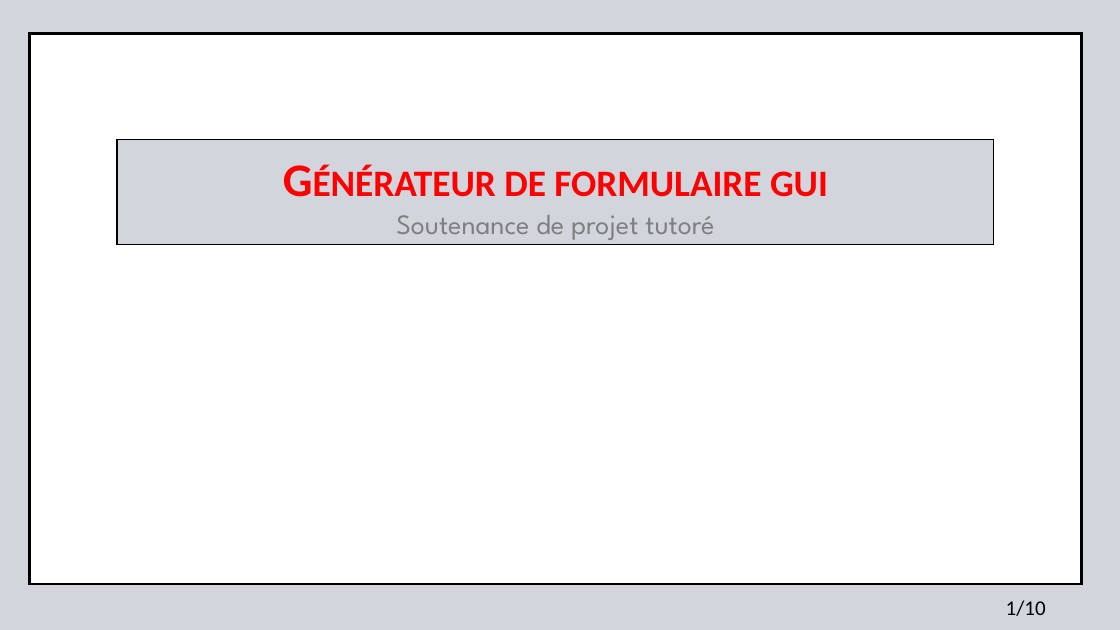
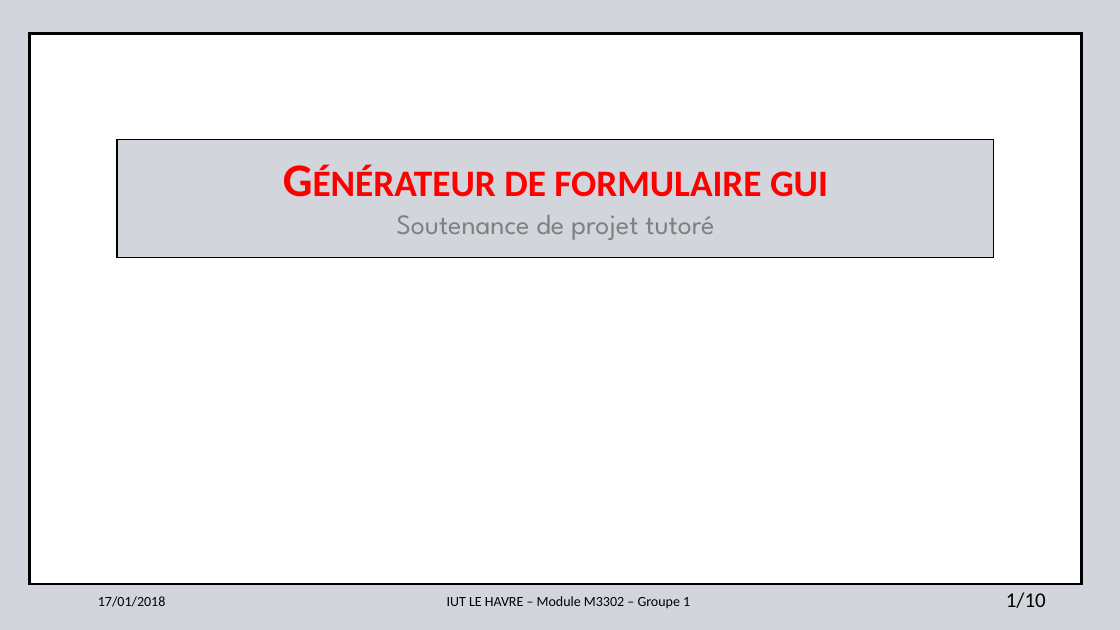
Before and after one commit to jonatjano/formulaire, a slide deck: slide 1 of text/Diaporama_Soutenance_projet_tutore_Bernouy_Deloison_Dewilde_Malet_Selle.pptx. Drawn at 1120x630 pixels with LibreOffice and Linux fonts; fonts in the diff are those of the drawing; background and template pictures are left out. Boxes give left, top, right and bottom in pixels: in the first picture for what was removed or moved away, otherwise in the second. Text is boxed around its words. In the diff, an @@ line names an element or a change of style, - is before the commit and + after.

```diff
--- a/text/Diaporama_Soutenance_projet_tutore_Bernouy_Deloison_Dewilde_Malet_Selle.pptx
+++ b/text/Diaporama_Soutenance_projet_tutore_Bernouy_Deloison_Dewilde_Malet_Selle.pptx
@@ rectangle: place and size @@
-rectangle at <box>117,139,994,245</box>
+rectangle at <box>117,139,994,258</box>
@@ text added at <box>98,596,165,607</box>, 12 pt, text #000000 @@
+17/01/2018
@@ text added at <box>447,596,690,608</box>, 12 pt, text #000000 @@
+IUT LE HAVRE – Module M3302 – Groupe 1
@@ text "1/10": place and size @@
-text "1/10" at <box>1006,600,1046,616</box>
+text "1/10" at <box>1006,592,1046,608</box>
```
Also in this commit, not shown: 8 other slides changed, 2 slides added.
